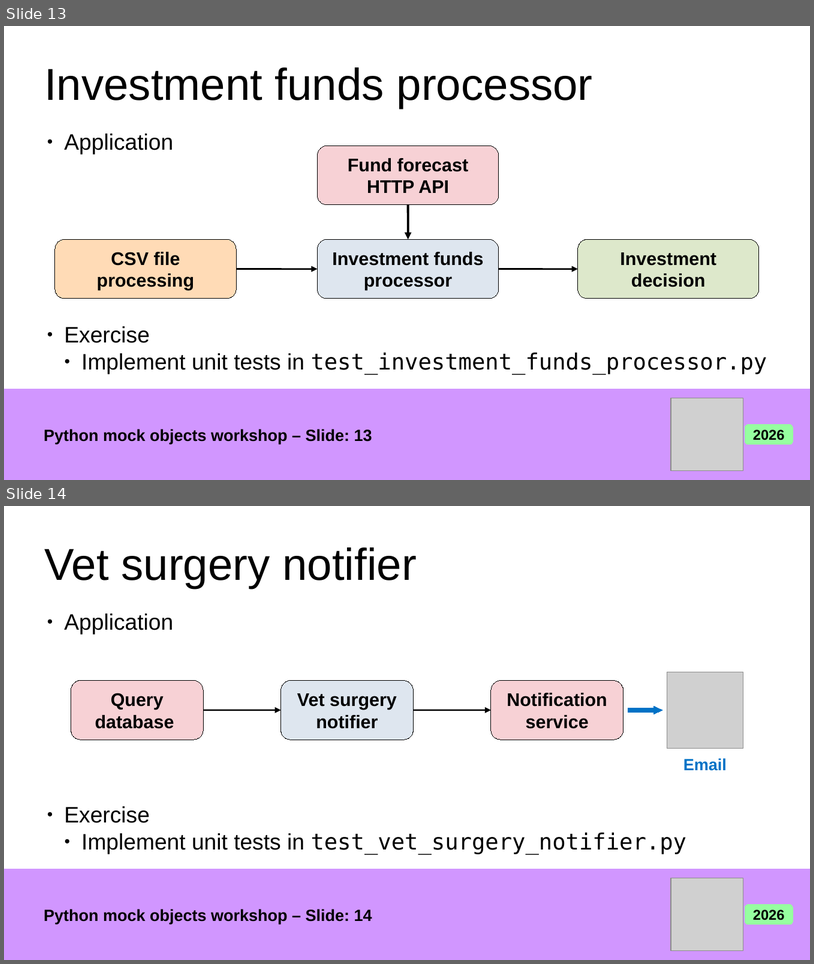
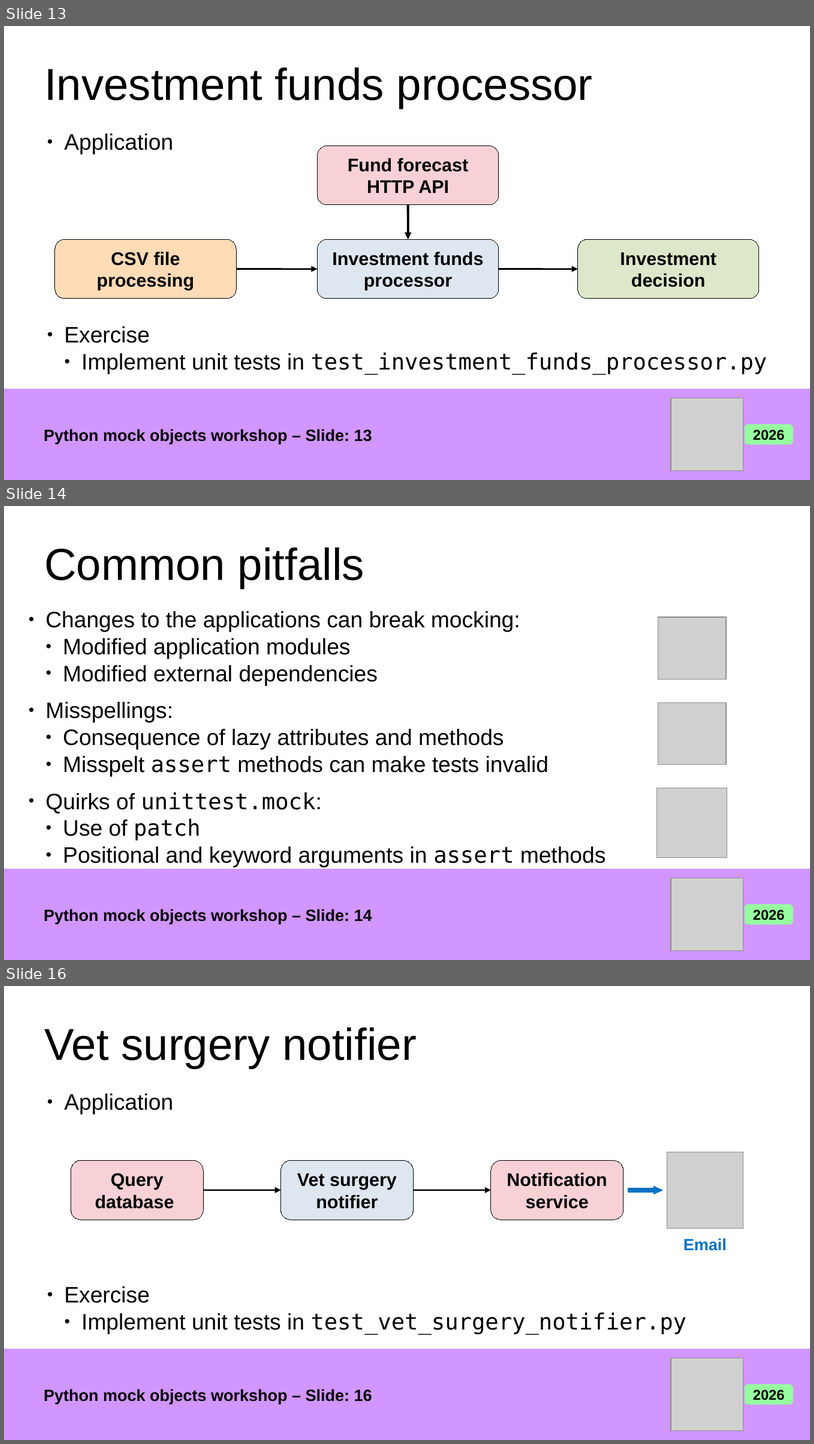
Before and after one commit to giusepperaffa/pycon-wroclaw-2026, a slide deck: Python_Mock_Objects_Workshop.odp. Shown one above the other, each under a label of ours: slides 13 and 14 before the commit, slides 13, 14 and 16 after it; the slides between them are not shown. The pictures are 814x964 and 814x1444 pixels, drawn with LibreOffice and Linux fonts; fonts in the diff are those of the drawing; grey boxes stand for pictures. Boxes give left, top, right and bottom in pixels: in the first picture for what was removed or moved away, otherwise in the second. Text is boxed around its words. In the diff, an @@ line names an element or a change of style, - is before the commit and + after.

Commit message:
Add draft of slides for pitfalls

```diff
--- a/Python_Mock_Objects_Workshop.odp
+++ b/Python_Mock_Objects_Workshop.odp
@@ slide 14 added at (4,506,810,960), background #FFFFFF @@
@@ title added at (44,547,365,588), 44 pt, text #000000 @@
+Common pitfalls
@@ text added at (45,611,521,685), 22 pt, text #000000 @@
+● Changes to the applications can break mocking:
+  ● Modified application modules
+  ● Modified external dependencies
@@ picture added at (658,617,726,679) @@
@@ text added at (45,702,549,777), 22 pt, text #000000 @@
+● Misspellings:
+  ● Consequence of lazy attributes and methods
+  ● Misspelt assert methods can make tests invalid
@@ picture added at (658,703,726,765) @@
@@ text added at (45,792,606,867), 22 pt, text #000000 @@
+● Quirks of unittest.mock:
+  ● Use of patch
+  ● Positional and keyword arguments in assert methods
@@ picture added at (657,788,727,857) @@
@@ group added at (4,869,810,960): 1 rectangle, 1 picture, 1 text, 1 rounded rectangle @@
+Python mock objects workshop – Slide: 14
+2026
@@ what was slide 14 is now slide 16 @@
@@ text at (44,1389,372,1404): text changed @@
-Python mock objects workshop – Slide: 14
+Python mock objects workshop – Slide: 16
```
Also in this commit, not shown: 1 other slide added, 1 other file.
